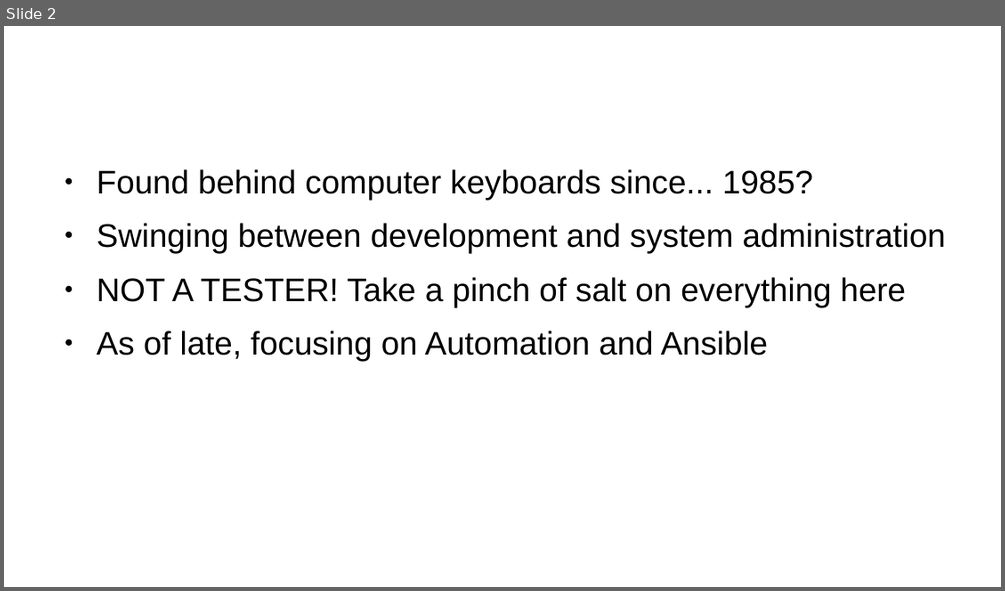
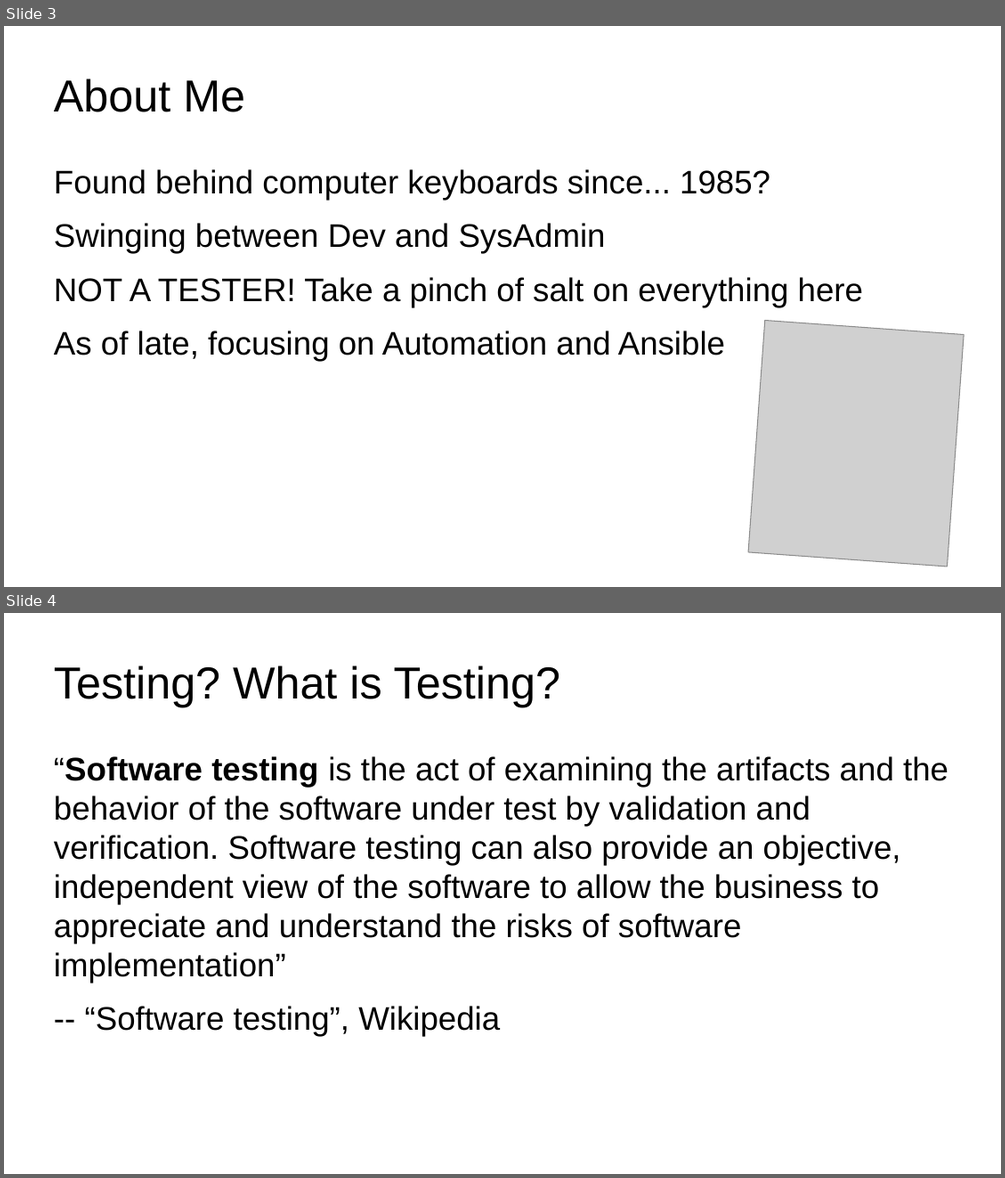
Before and after one commit to russoz/aklpug-testing-python-code, a slide deck: aklpug-testing-python.odp. Shown one above the other, each under a label of ours: slide 2 before the commit, slides 3 and 4 after it. The pictures are 1005x591 and 1005x1178 pixels, drawn with LibreOffice and Linux fonts; fonts in the diff are those of the drawing; grey boxes stand for pictures; background and template pictures are left out. Boxes give left, top, right and bottom in pixels: in the first picture for what was removed or moved away, otherwise in the second. Text is boxed around its words. In the diff, an @@ line names an element or a change of style, - is before the commit and + after.

```diff
--- a/aklpug-testing-python.odp
+++ b/aklpug-testing-python.odp
@@ slide 4 added at [4, 613, 1001, 1174], background #FFFFFF @@
@@ title added at [54, 666, 560, 707], 35.7 pt, text #000000 @@
+Testing? What is Testing?
@@ text added at [54, 756, 948, 1037], 26 pt, text #000000 @@
+“Software testing is the act of examining the artifacts and the behavior of the software under test by validation and verification. Software testing can also provide an objective, independent view of the software to allow the business to appreciate and understand the risks of software implementation”
+-- “Software testing”, Wikipedia
@@ what was slide 2 is now slide 3 @@
@@ slide 3 changed as well @@
@@ title "About Me" at [54, 79, 245, 112]: text colour #FFFFFF to #000000 @@
@@ text at [54, 169, 863, 361]: bullet ● to none @@
@@ text at [54, 223, 606, 254]: text changed @@
-● Swinging between development and system administration
+Swinging between Dev and SysAdmin
@@ picture added at [749, 321, 963, 566] @@
```
Also in this commit, not shown: 7 other slides changed, 5 other slides added, 4 slides removed, 4 other files.
